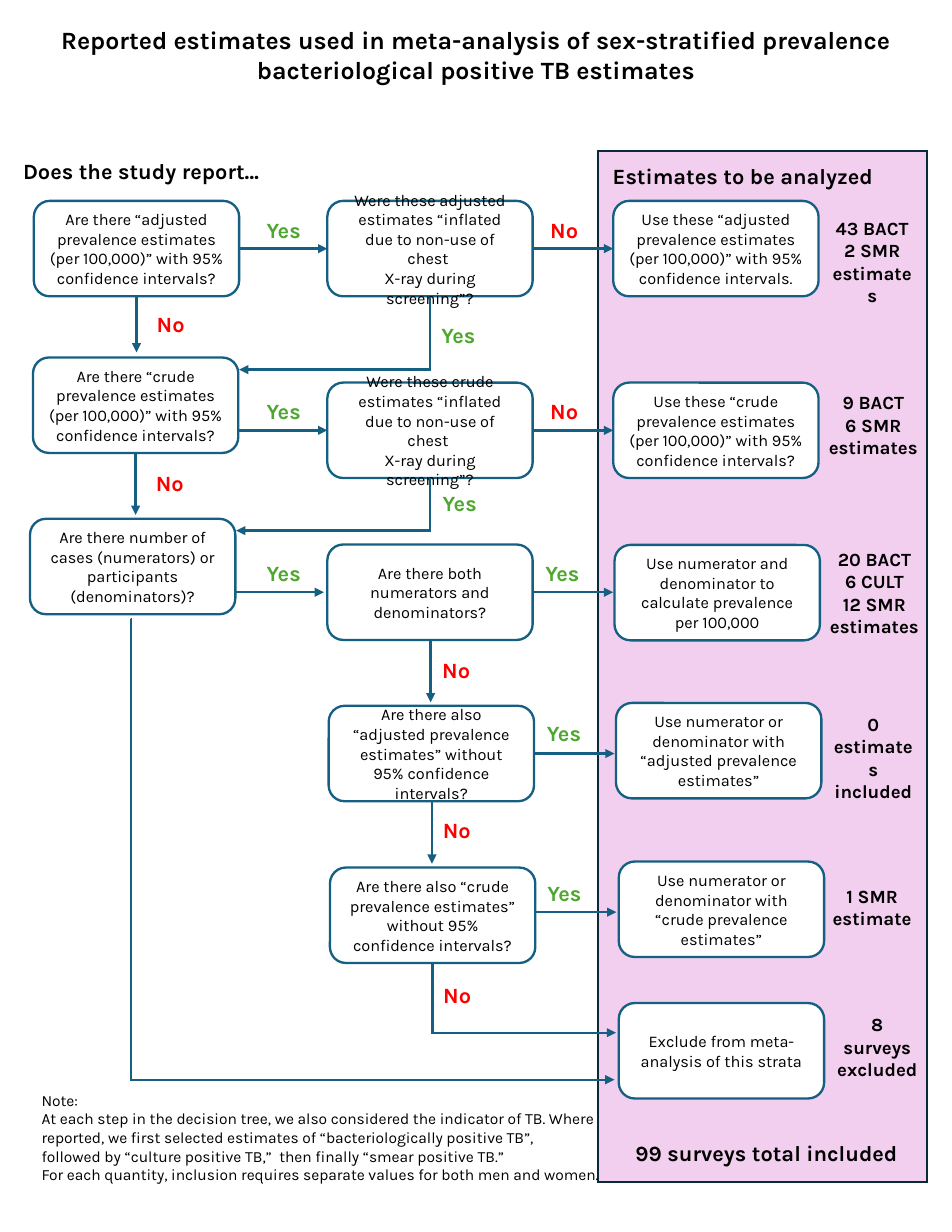
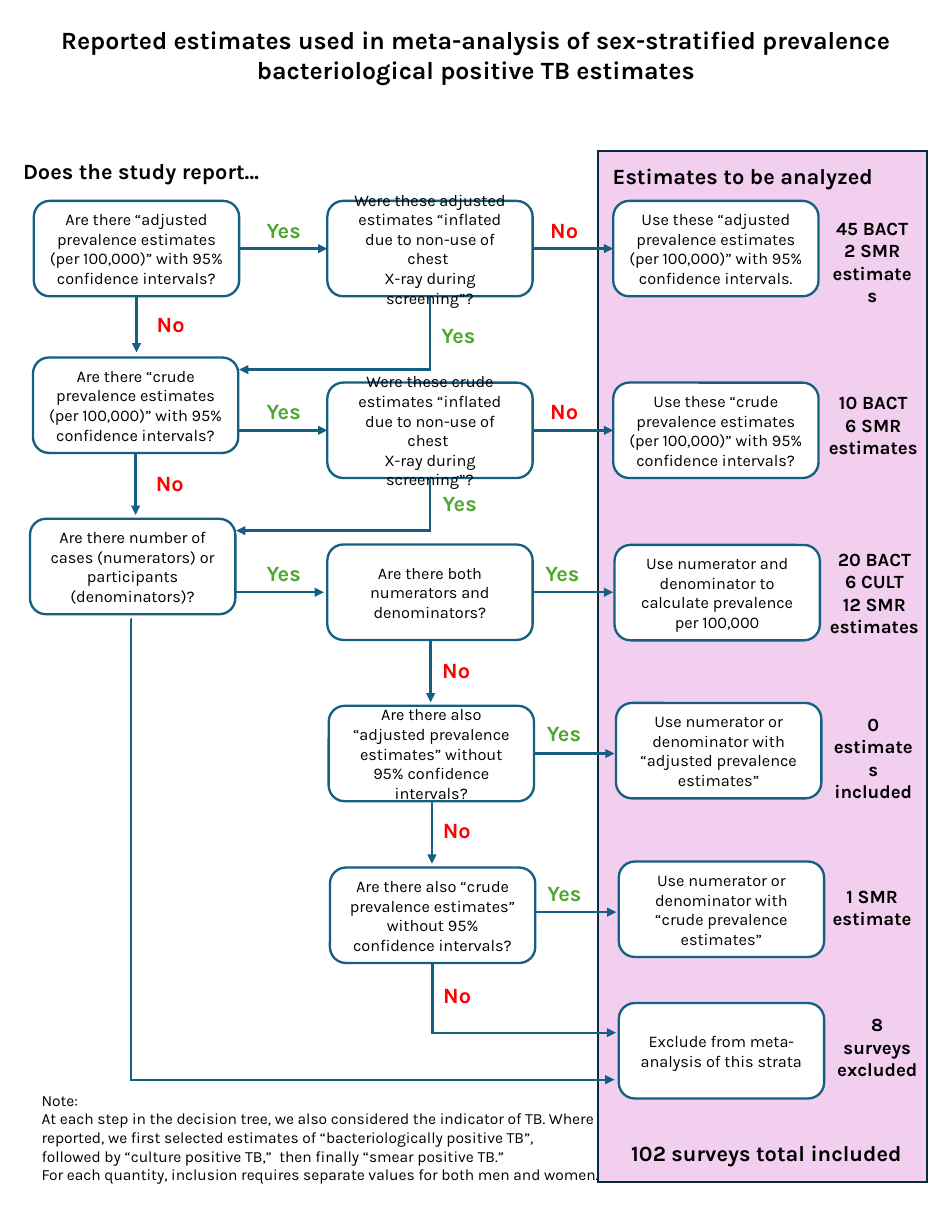
Before and after one commit to nswartwo/tb-lmic-prevalence-review, a slide deck: slide 1 of supporting documentation/sex-tb-prev-analysis-data-hierarchy.pptx. Drawn at 952x1232 pixels with LibreOffice and Linux fonts; fonts in the diff are those of the drawing. Boxes give left, top, right and bottom in pixels: in the first picture for what was removed or moved away, otherwise in the second. Text is boxed around its words. In the diff, an @@ line names an element or a change of style, - is before the commit and + after.

```diff
--- a/supporting documentation/sex-tb-prev-analysis-data-hierarchy.pptx
+++ b/supporting documentation/sex-tb-prev-analysis-data-hierarchy.pptx
@@ text at <box>836,222,908,236</box>: text changed @@
-43 BACT
+45 BACT
@@ text at <box>839,396,907,410</box>: text changed @@
-9 BACT
+10 BACT
@@ text at <box>631,1146,805,1167</box>: text changed @@
-99 surveys total included
+102 surveys total included
```
Also in this commit, not shown: 50 other files.
